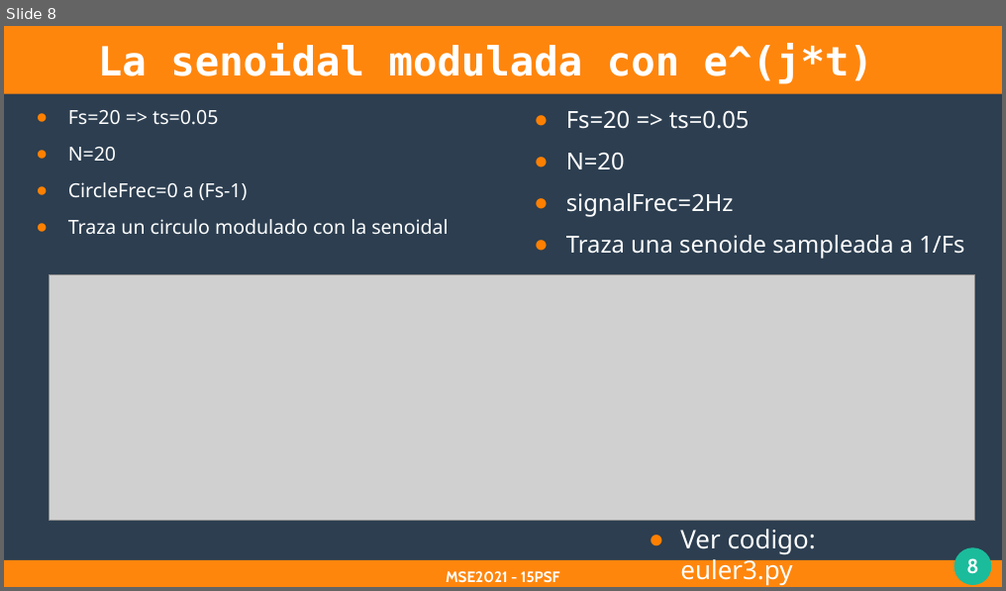
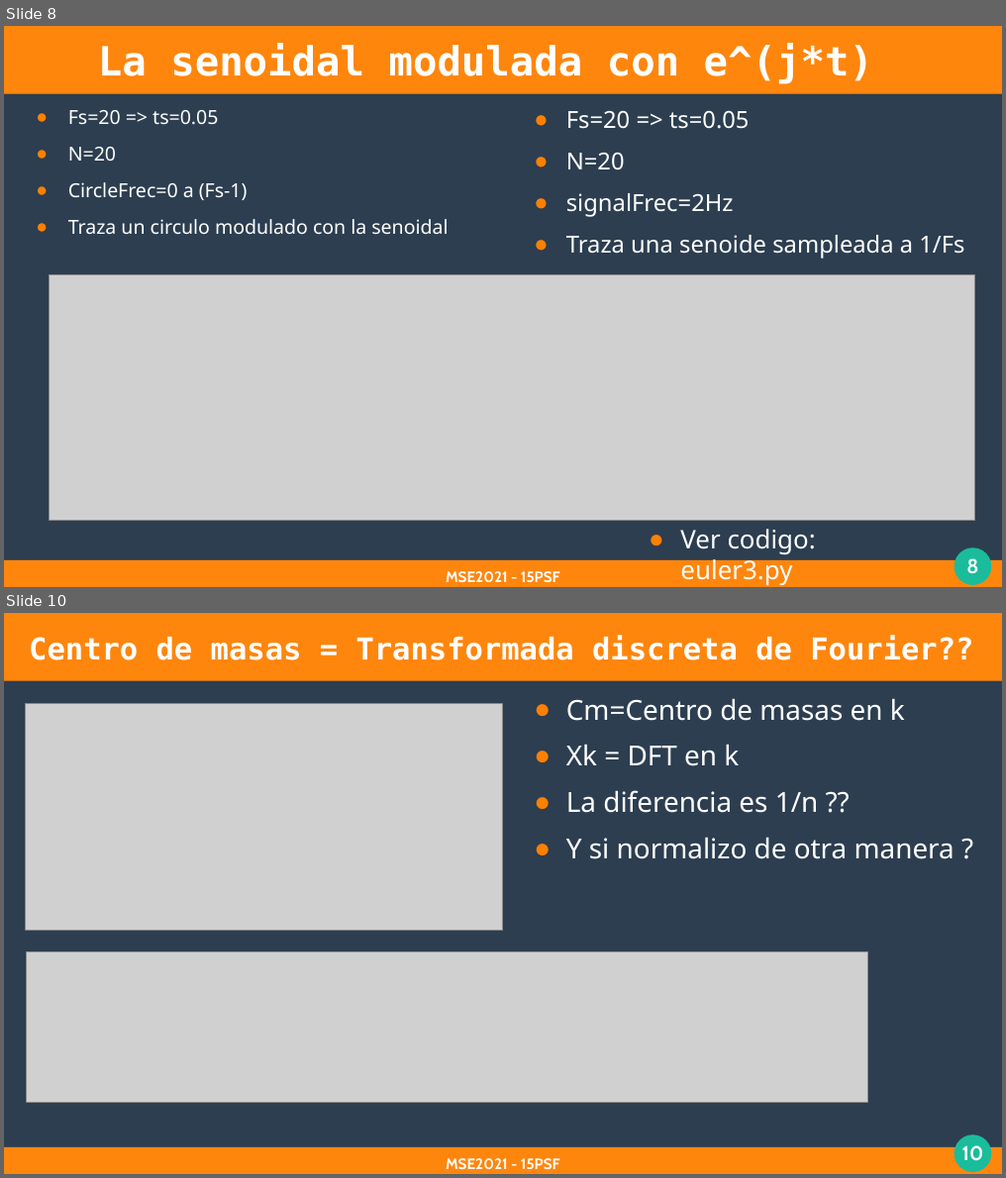
Before and after one commit to leonardods2007/psf_2021, a slide deck: clases/3_clase/3_clase.odp. Shown one above the other, each under a label of ours: slide 8 before the commit, slides 8 and 10 after it; the slides between them are not shown. The pictures are 1006x591 and 1006x1178 pixels, drawn with LibreOffice and Linux fonts; fonts in the diff are those of the drawing; grey boxes stand for pictures. Boxes give left, top, right and bottom in pixels: in the first picture for what was removed or moved away, otherwise in the second. Text is boxed around its words. In the diff, an @@ line names an element or a change of style, - is before the commit and + after.

```diff
--- a/clases/3_clase/3_clase.odp
+++ b/clases/3_clase/3_clase.odp
@@ slide 10 added at <box>4,613,1002,1174</box>, background #2C3E50; not listed: 4 template elements that a slide beside it also shows @@
@@ title added at <box>29,635,973,661</box>, 24 pt, text #FFFFFF, bold @@
+Centro de masas = Transformada discreta de Fourier??
@@ text added at <box>566,698,954,860</box>, 22 pt, text #FFFFFF @@
+● Cm=Centro de masas en k
+● Xk = DFT en k
+● La diferencia es 1/n ??
+● Y si normalizo de otra manera ?
@@ picture added at <box>26,703,502,930</box> @@
@@ picture added at <box>27,953,868,1103</box> @@
@@ text added at <box>446,1158,560,1169</box>, 12 pt, text #FFFFFF, bold @@
+MSE2021 - 15PSF
```
Also in this commit, not shown: 4 slides changed, 4 other slides added, 10 other files.
